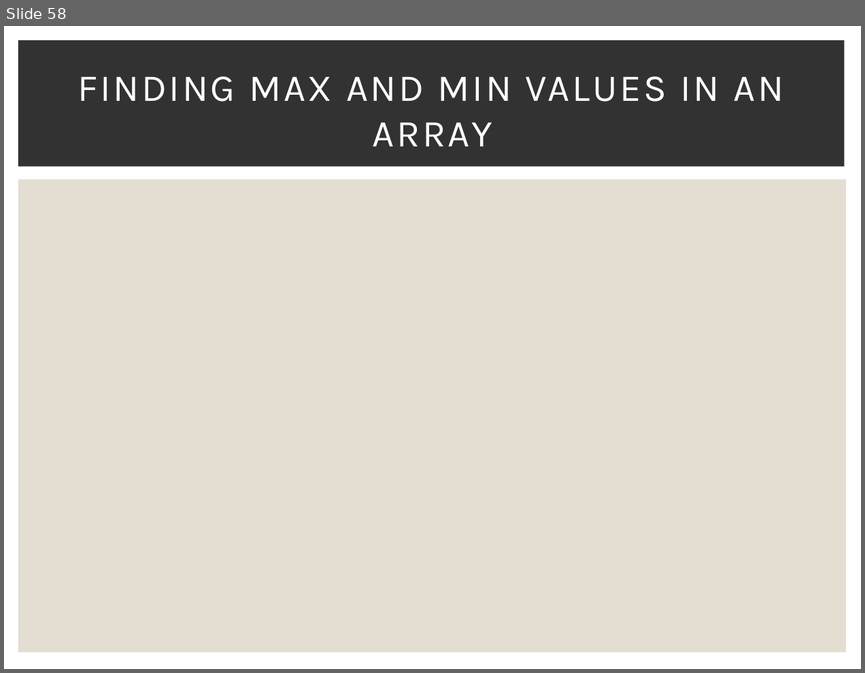
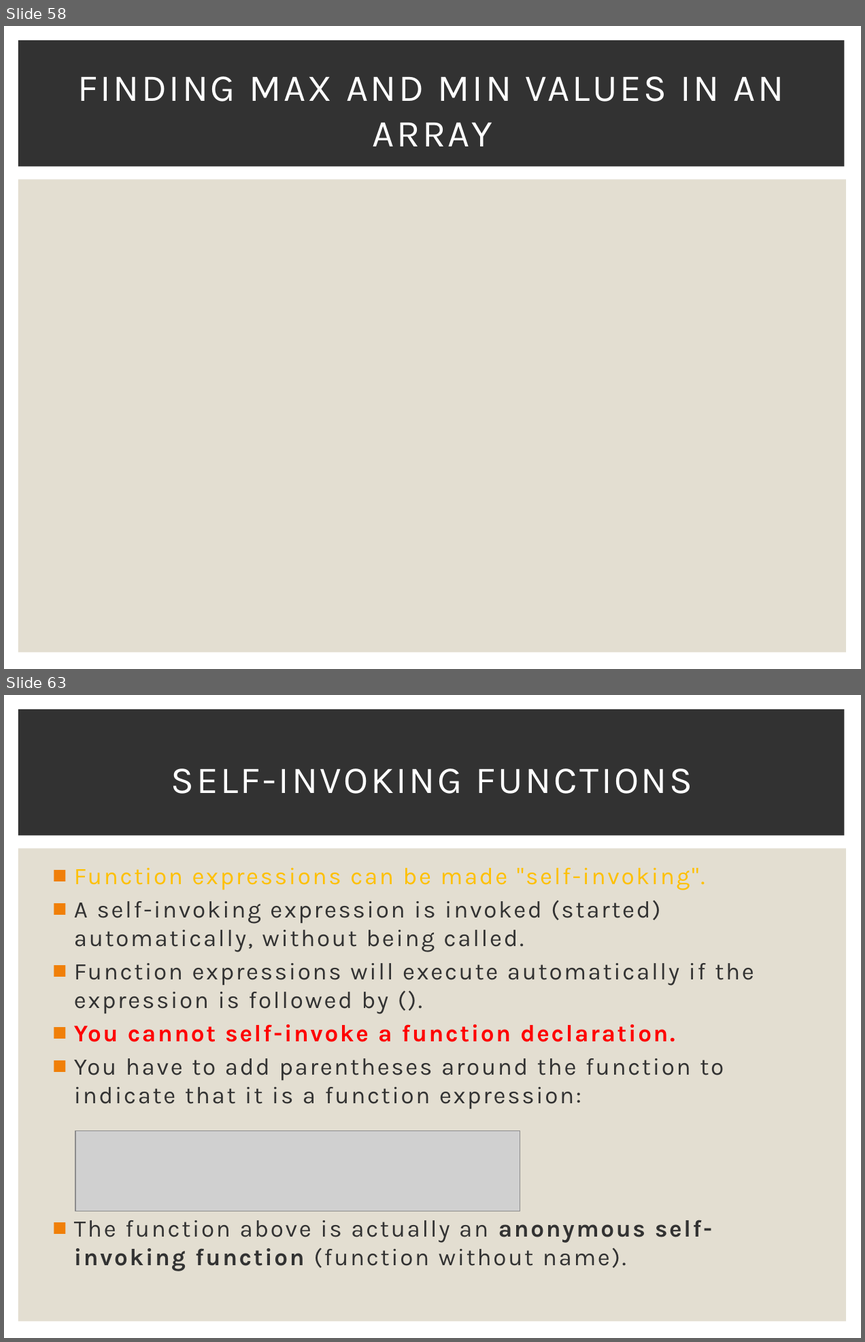
Before and after one commit to Karamihova/Fundamentals-JS, a slide deck: Programming Prep.pptx. Shown one above the other, each under a label of ours: slide 58 before the commit, slides 58 and 63 after it; the slides between them are not shown. The pictures are 865x673 and 865x1342 pixels, drawn with LibreOffice and Linux fonts; fonts in the diff are those of the drawing; grey boxes stand for pictures. Boxes give left, top, right and bottom in pixels: in the first picture for what was removed or moved away, otherwise in the second. Text is boxed around its words. In the diff, an @@ line names an element or a change of style, - is before the commit and + after.

Commit message:
Exercise Functions

```diff
--- a/Programming Prep.pptx
+++ b/Programming Prep.pptx
@@ slide 63 added at (4,695,861,1338), background #FFFFFF; not listed: 2 template elements that a slide beside it also shows @@
@@ title added at (171,768,693,794), 32 pt, text #FFFFFF @@
+SELF-INVOKING FUNCTIONS
@@ text added at (74,868,754,1271), 20 pt, text #323232 @@
+■ Function expressions can be made "self-invoking".
+■ A self-invoking expression is invoked (started) automatically, without being called.
+■ Function expressions will execute automatically if the expression is followed by ().
+■ You cannot self-invoke a function declaration.
+■ You have to add parentheses around the function to indicate that it is a function expression:
+■ The function above is actually an anonymous self-invoking function (function without name).
@@ picture added at (75,1130,520,1211) @@
```
Also in this commit, not shown: 28 other slides added, 7 other files.
